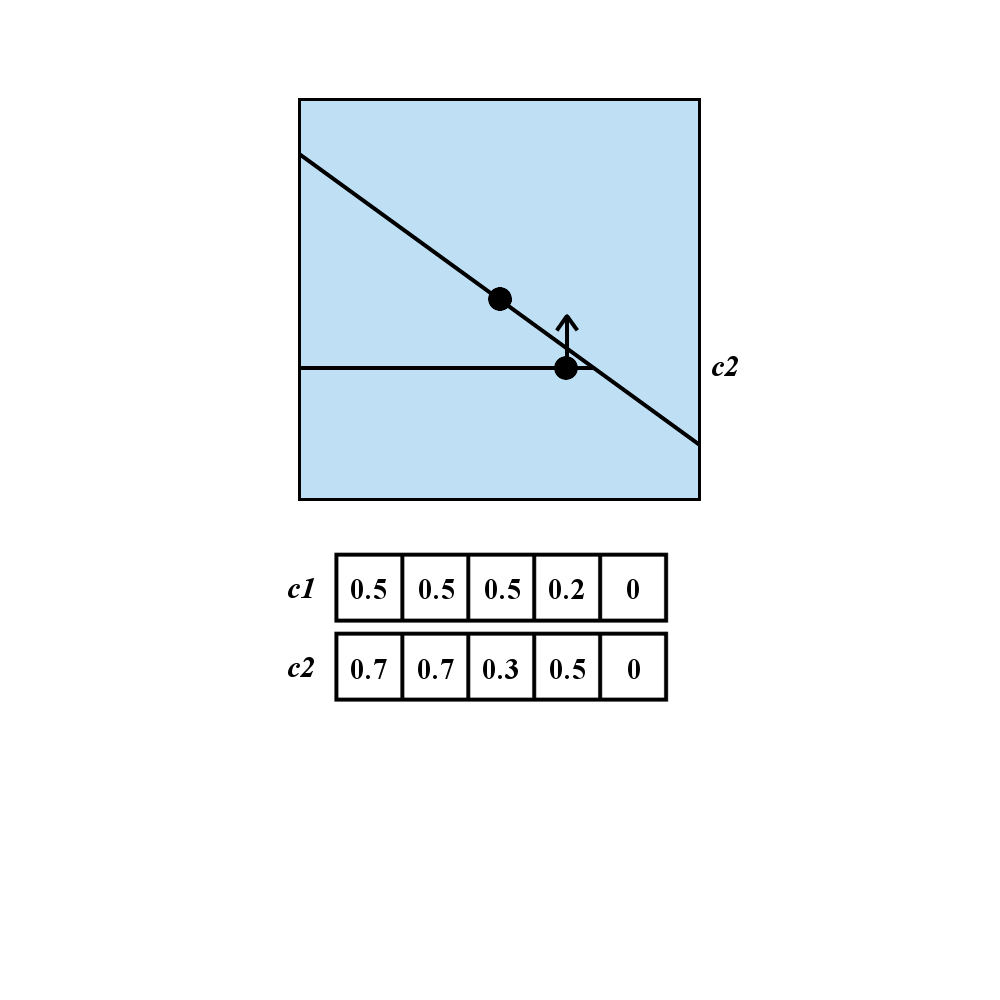
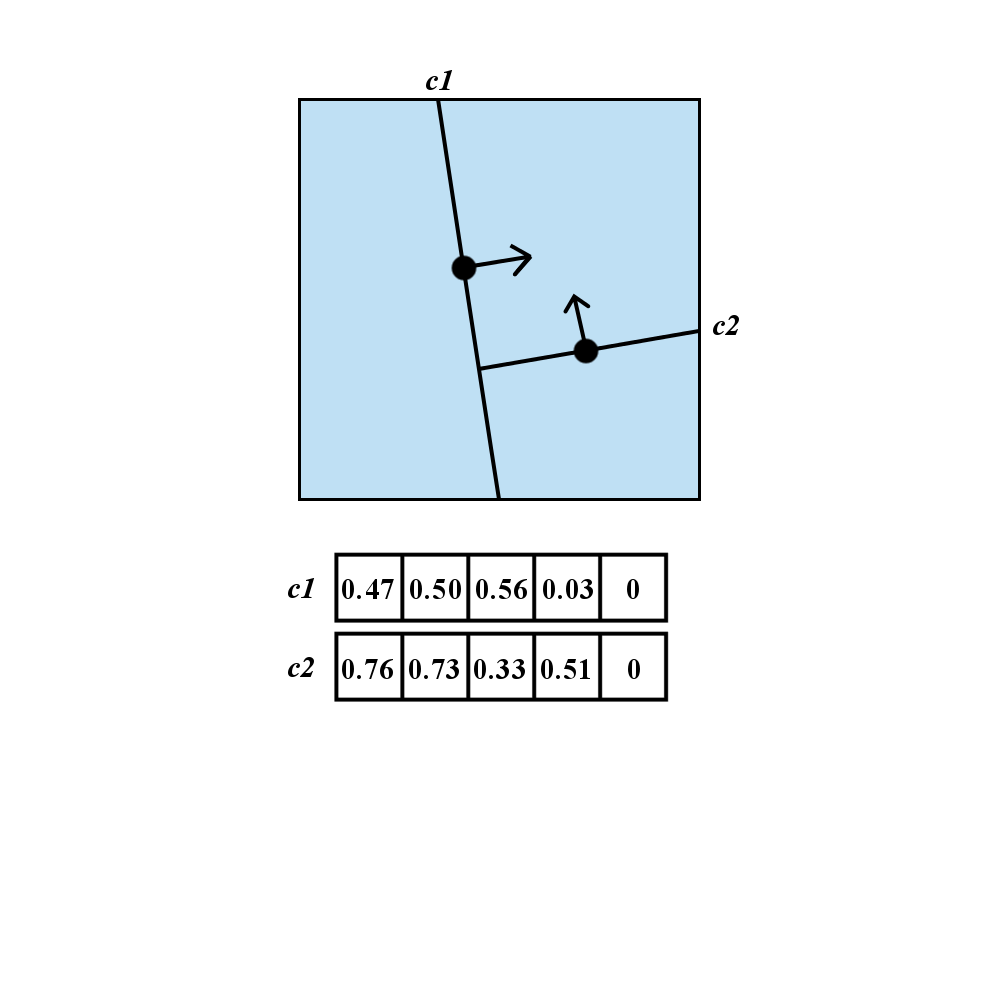
Revision of a layered (1000, 1000) image; what changed, layer by layer:
added layer "mutation_2" above "mutation_1" over left=342, top=70, right=739, bottom=679
hid "micro_angle_child_1", painted on it over left=301, top=72, right=738, bottom=679
